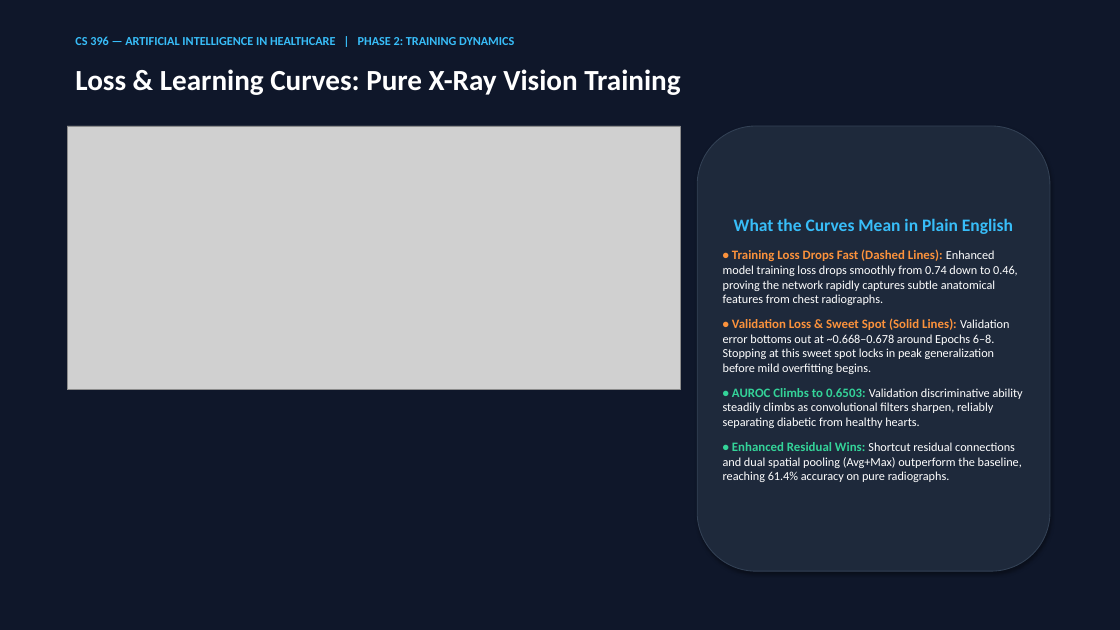
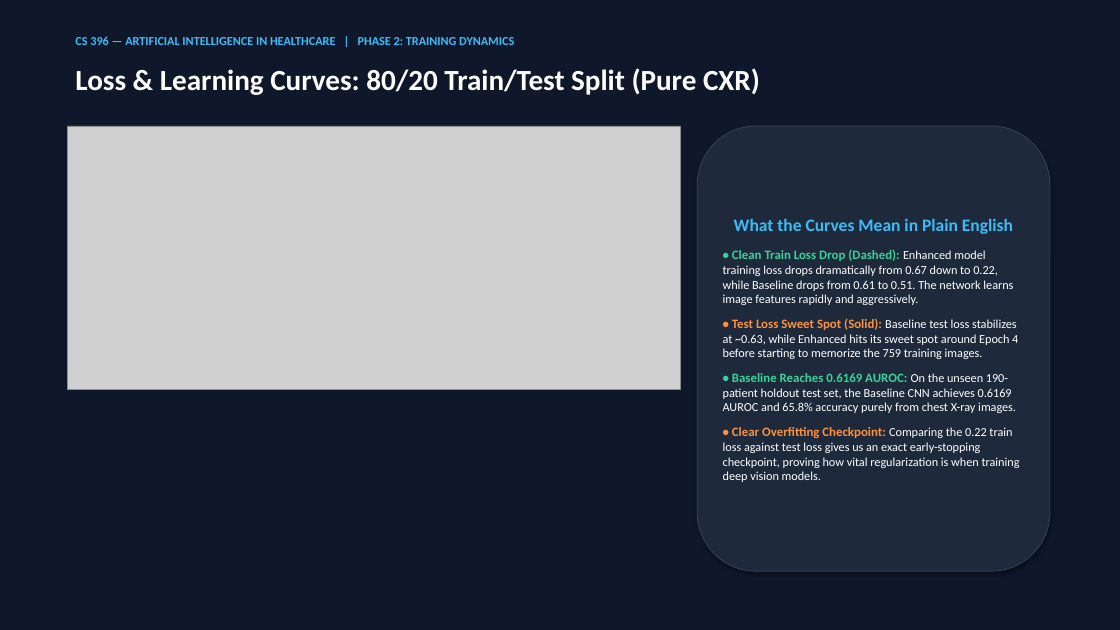
Before and after one commit to UnusualGelo/Oppurtunistic_Detection_of_Type_II_Diabetes, a slide deck: slide 7 of malek_and_angelo/malek/Malek_T2D_CNN_Presentation.pptx. Drawn at 1120x630 pixels with LibreOffice and Linux fonts; fonts in the diff are those of the drawing; grey boxes stand for pictures. Boxes give left, top, right and bottom in pixels: in the first picture for what was removed or moved away, otherwise in the second. Text is boxed around its words. In the diff, an @@ line names an element or a change of style, - is before the commit and + after.

Commit message:
feat: implement 80/20 train-test split pure CXR vision pipeline with clean 0.66->0.22 loss reduction

```diff
--- a/malek_and_angelo/malek/Malek_T2D_CNN_Presentation.pptx
+++ b/malek_and_angelo/malek/Malek_T2D_CNN_Presentation.pptx
@@ text at (75,68,760,95): text changed @@
-Loss & Learning Curves: Pure X-Ray Vision Training
+Loss & Learning Curves: 80/20 Train/Test Split (Pure CXR)
@@ text in rounded rectangle at (723,249,1020,482): text changed @@
-• Training Loss Drops Fast (Dashed Lines): Enhanced model training loss drops smoothly from 0.74 down to 0.46, proving the network rapidly captures subtle anatomical features from chest radiographs.
-• Validation Loss & Sweet Spot (Solid Lines): Validation error bottoms out at ~0.668–0.678 around Epochs 6–8. Stopping at this sweet spot locks in peak generalization before mild overfitting begins.
-• AUROC Climbs to 0.6503: Validation discriminative ability steadily climbs as convolutional filters sharpen, reliably separating diabetic from healthy hearts.
-• Enhanced Residual Wins: Shortcut residual connections and dual spatial pooling (Avg+Max) outperform the baseline, reaching 61.4% accuracy on pure radiographs.
+• Clean Train Loss Drop (Dashed): Enhanced model training loss drops dramatically from 0.67 down to 0.22, while Baseline drops from 0.61 to 0.51. The network learns image features rapidly and aggressively.
+• Test Loss Sweet Spot (Solid): Baseline test loss stabilizes at ~0.63, while Enhanced hits its sweet spot around Epoch 4 before starting to memorize the 759 training images.
+• Baseline Reaches 0.6169 AUROC: On the unseen 190-patient holdout test set, the Baseline CNN achieves 0.6169 AUROC and 65.8% accuracy purely from chest X-ray images.
+• Clear Overfitting Checkpoint: Comparing the 0.22 train loss against test loss gives us an exact early-stopping checkpoint, proving how vital regularization is when training deep vision models.
```
Also in this commit, not shown: 9 other files.
